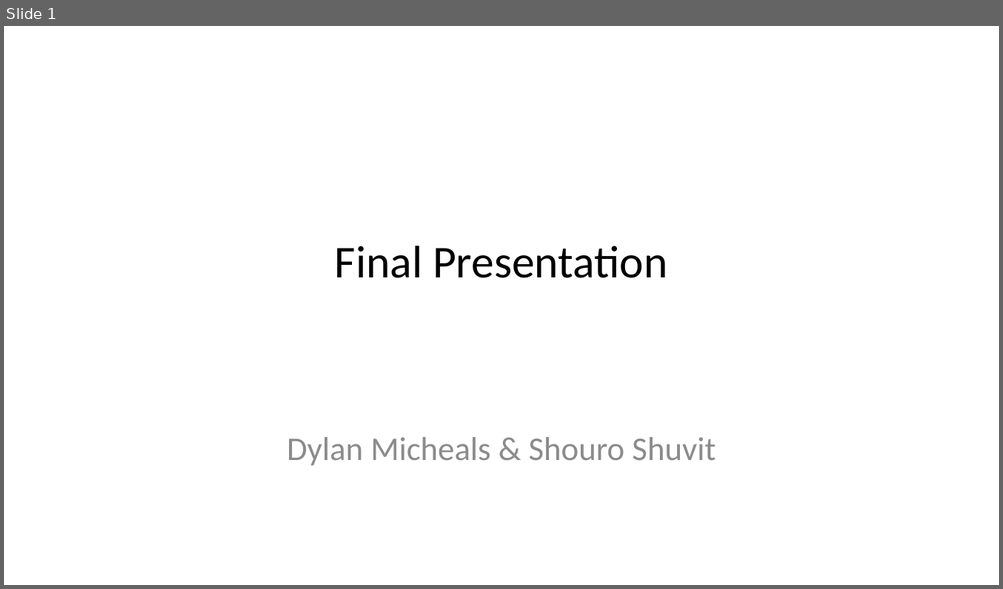
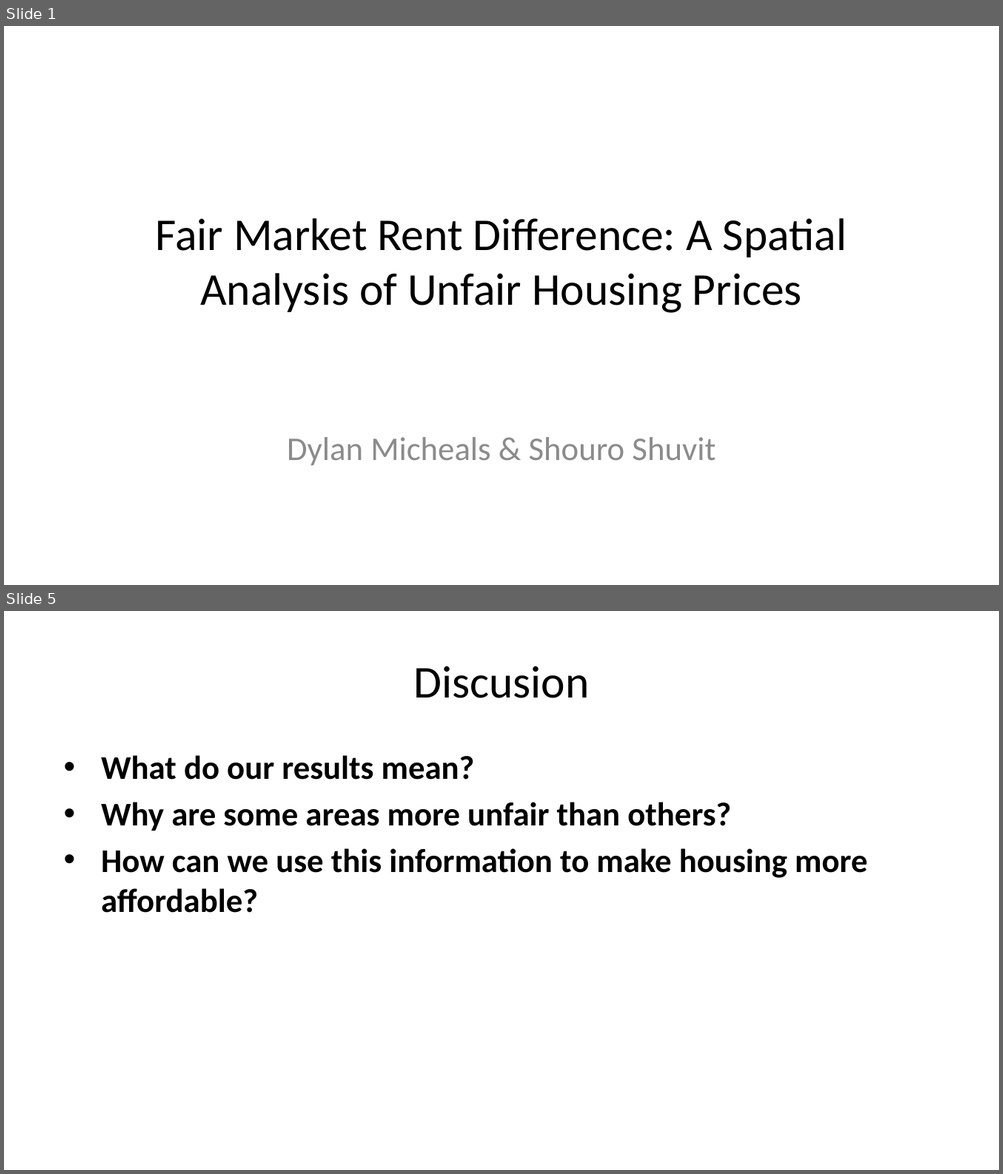
Before and after one commit to dylpickle123780/STAT489_Research_Project, a slide deck: presentation/final-presentation.pptx. Shown one above the other, each under a label of ours: slide 1 before the commit, slides 1 and 5 after it; the slides between them are not shown. The pictures are 1003x589 and 1003x1174 pixels, drawn with LibreOffice and Linux fonts; fonts in the diff are those of the drawing. Boxes give left, top, right and bottom in pixels: in the first picture for what was removed or moved away, otherwise in the second. Text is boxed around its words. In the diff, an @@ line names an element or a change of style, - is before the commit and + after.

```diff
--- a/presentation/final-presentation.pptx
+++ b/presentation/final-presentation.pptx
@@ slide 5 added at box(4, 611, 999, 1170), background #FFFFFF @@
@@ title added at box(413, 666, 589, 698), 33 pt, text #000000 @@
+Discusion
@@ text added at box(101, 755, 868, 913), 24 pt, text #000000, bold @@
+• What do our results mean?
+• Why are some areas more unfair than others?
+• How can we use this information to make housing more affordable?
@@ slide 1 changed as well @@
@@ title at box(156, 218, 846, 313): text changed @@
-Final Presentation
+Fair Market Rent Difference: A Spatial Analysis of Unfair Housing Prices
```
Also in this commit, not shown: 4 other slides added, 3 slides removed, 1 other file.
